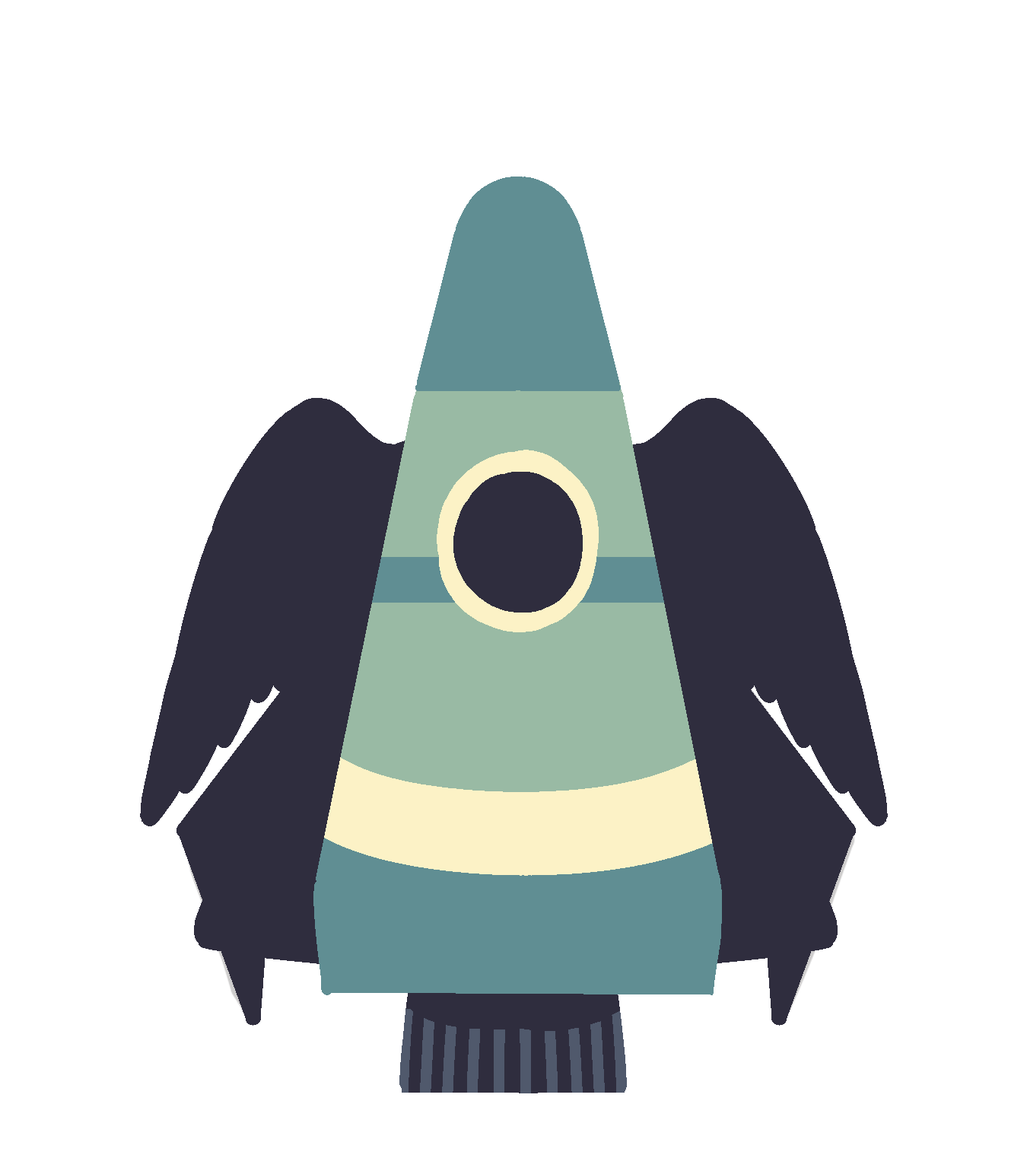
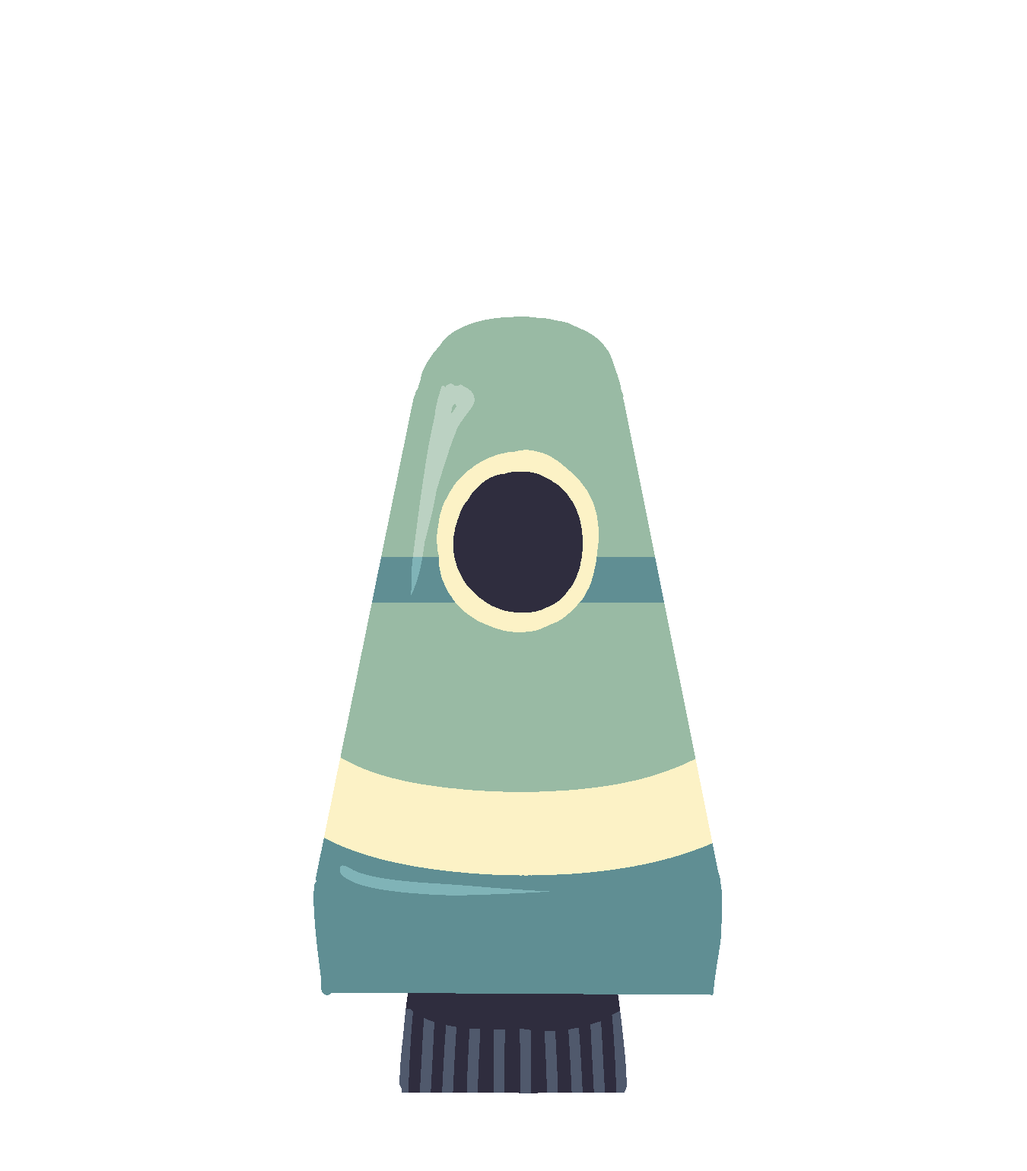
Layer changes from the first 1027 x 1171 image to the second:
renamed "Layer35(2)" to "Layer48", moved it into group "Head 3", painted on it over [176, 176, 571, 1026]
renamed "Layer35" to "Layer47", moved it into group "Head 3", painted on it over [414, 186, 857, 1026]
renamed "Layer34(2)" to "Layer45", moved it into group "Head 3", painted on it over [140, 176, 612, 827]
removed layer "Layer34" from group "Wings 2" over [633, 398, 889, 827]
renamed "Layer32" to "Layer24", hid it, moved it out of group "Thruster", painted on it over [274, 336, 789, 1026]
renamed "Wings 1" to "Head 1", hid the group it (1 layers), moved it above "Body3" over [194, 176, 838, 975]
renamed "Layer31" to "Layer43", moved it into group "Body3", painted on it over [194, 422, 838, 975]
renamed "Layer30" to "Layer38", moved it into group "Body 2", painted on it over [279, 449, 807, 876]
renamed "Layer29" to "Layer40", moved it into group "Body 2", painted on it over [321, 318, 725, 964]
renamed "Layer28" to "Layer39", moved it into group "Body 2", painted on it over [248, 557, 806, 1026]
removed layer "Layer26" (in "Body 1") from group "Body 1" over [313, 316, 723, 965]
renamed "Layer27" to "Layer36", moved it into group "Body 2", painted on it over [337, 176, 696, 896]
added layer "Layer53" (overlay, 33%) in group "Body 1" over [340, 383, 550, 896]
renamed "Layer25" to "Layer29", moved it into group "Body 1", painted on it over [399, 471, 550, 896]
renamed "Layer15" to "Layer30", opacity 25% → 100%, moved it into group "Body 1", painted on it over [186, 449, 857, 1023]
added layer "Layer28" in group "Body 1" over [248, 557, 806, 1026]
renamed "Layer17" to "Layer26", showed it, opacity 25% → 100%, moved it into group "Body 1", painted on it over [159, 316, 889, 996]
removed group "Head 1" (1 layers) over [415, 176, 622, 392]
hid group "Wings 2" (3 layers) over [140, 396, 889, 838]
hid group "Wings 3" (2 layers) over [176, 536, 857, 1026]
…and 1 more changes (1 added)
